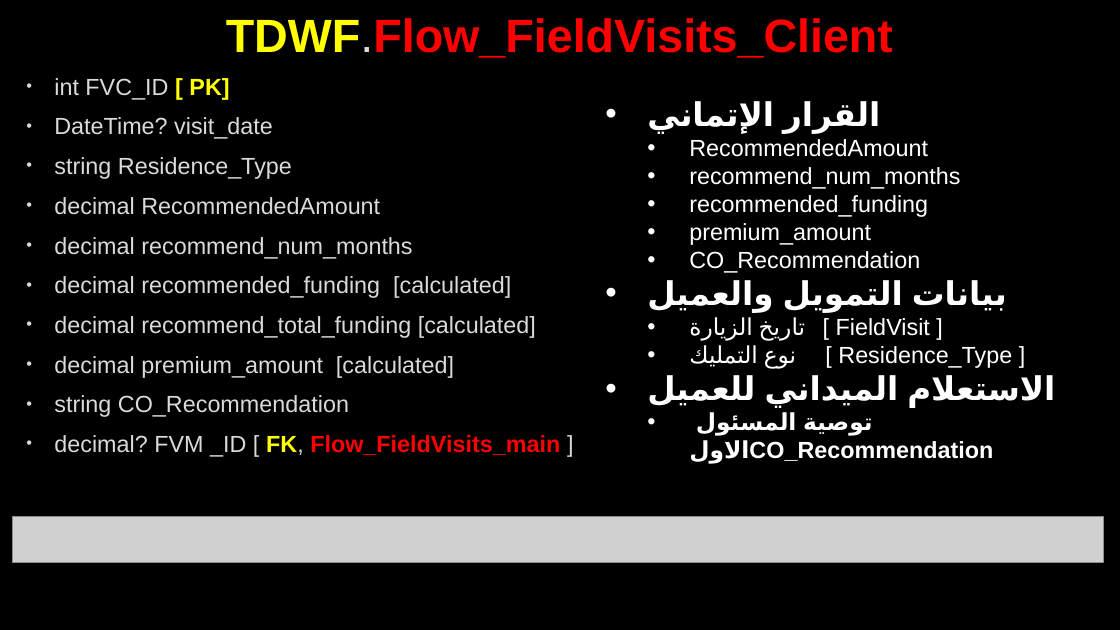
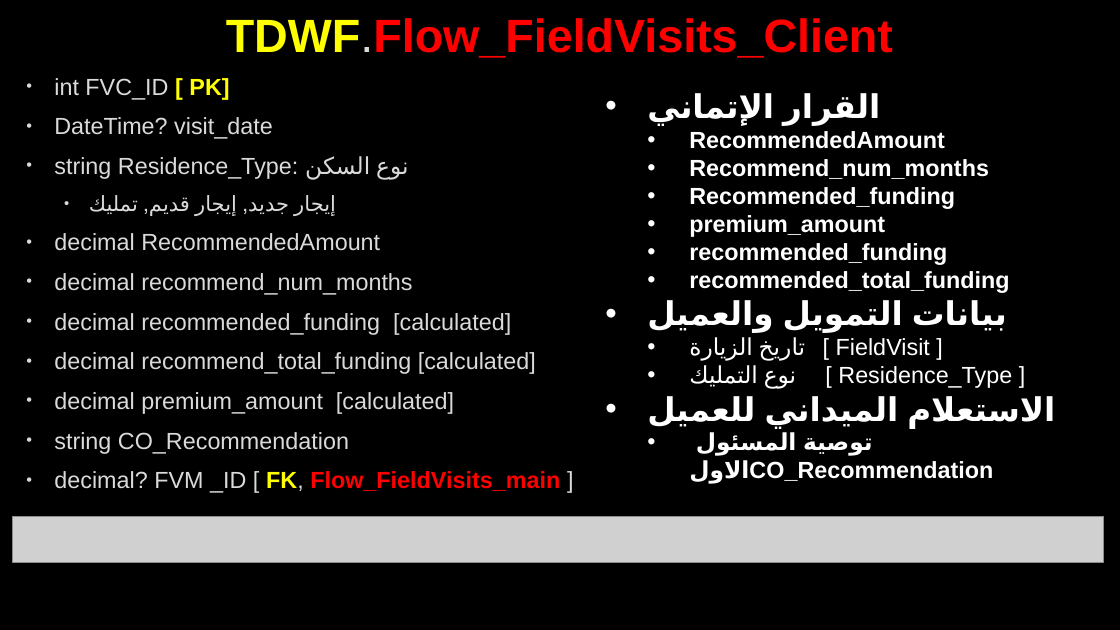
Before and after one commit to AhmedMohamedSamir1/Summary, a slide deck: slide 46 of Dot Net/Business.pptx (slide 57 before the commit). Drawn at 1120x630 pixels with LibreOffice and Linux fonts; fonts in the diff are those of the drawing; grey boxes stand for pictures; background and template pictures are left out. Boxes give left, top, right and bottom in pixels: in the first picture for what was removed or moved away, otherwise in the second. Text is boxed around its words. In the diff, an @@ line names an element or a change of style, - is before the commit and + after.

```diff
--- a/Dot Net/Business.pptx
+++ b/Dot Net/Business.pptx
@@ rectangle "القرار الإتماني": place and size @@
-rectangle "القرار الإتماني" at (597, 81, 1106, 477)
+rectangle "القرار الإتماني" at (597, 81, 1106, 490)
@@ text in rectangle at (689, 131, 947, 265): bold on in "RecommendedAmount", "recommended_funding" @@
@@ text at (54, 157, 408, 216): text changed @@
-• string Residence_Type
+• string Residence_Type: نوع السكن
+  • إيجار جديد, إيجار قديم, تمليك
@@ text in rectangle at (689, 159, 989, 237): text changed; bold on @@
-  • recommend_num_months
+  • Recommend_num_months
+  • Recommended_funding
+  • premium_amount
@@ text in rectangle at (689, 271, 1009, 293): text changed; bold on @@
-  • premium_amount
-  • CO_Recommendation
+  • recommended_total_funding
```
Also in this commit, not shown: 27 other slides changed, 64 slides added, 16 slides removed, 8 other files.
